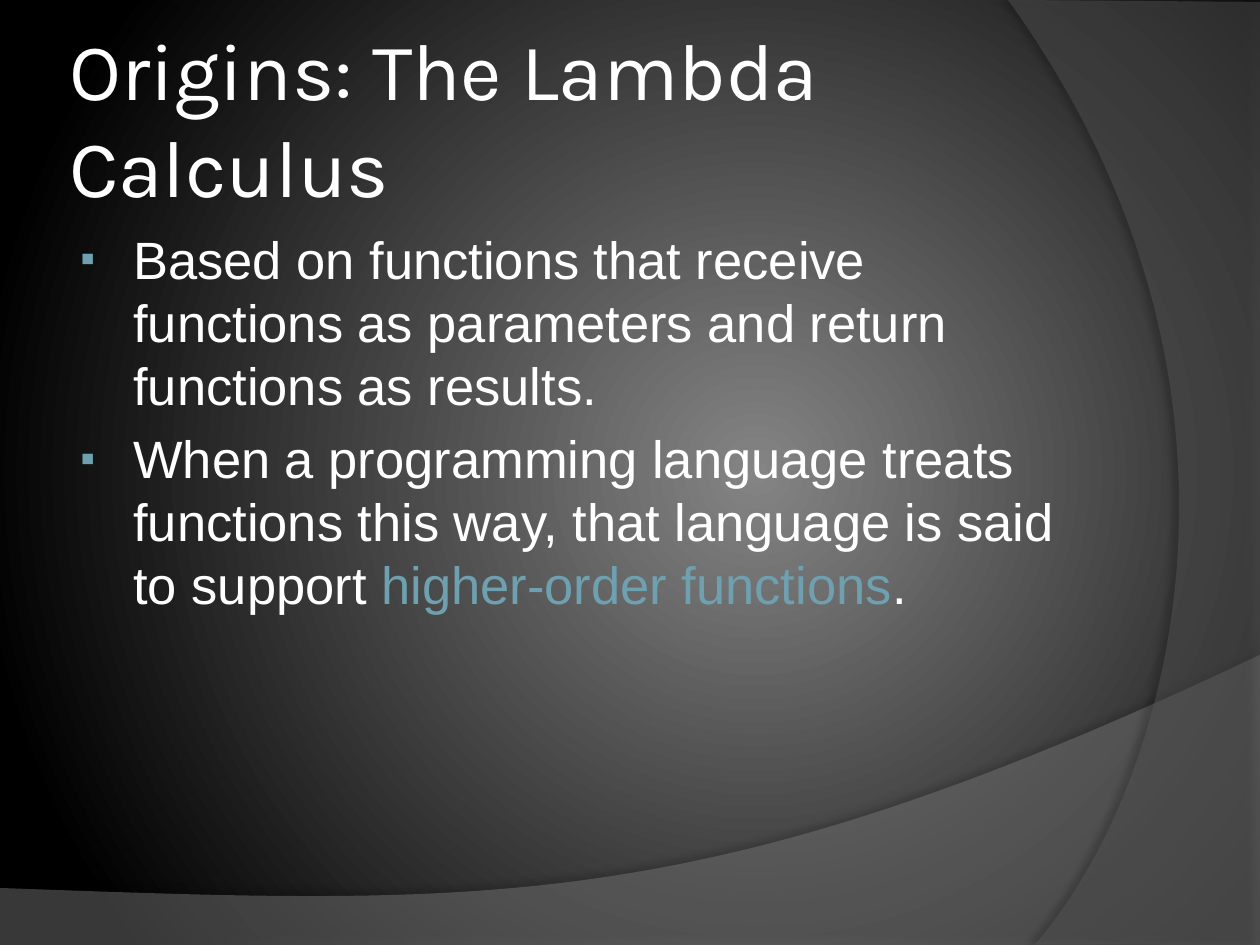
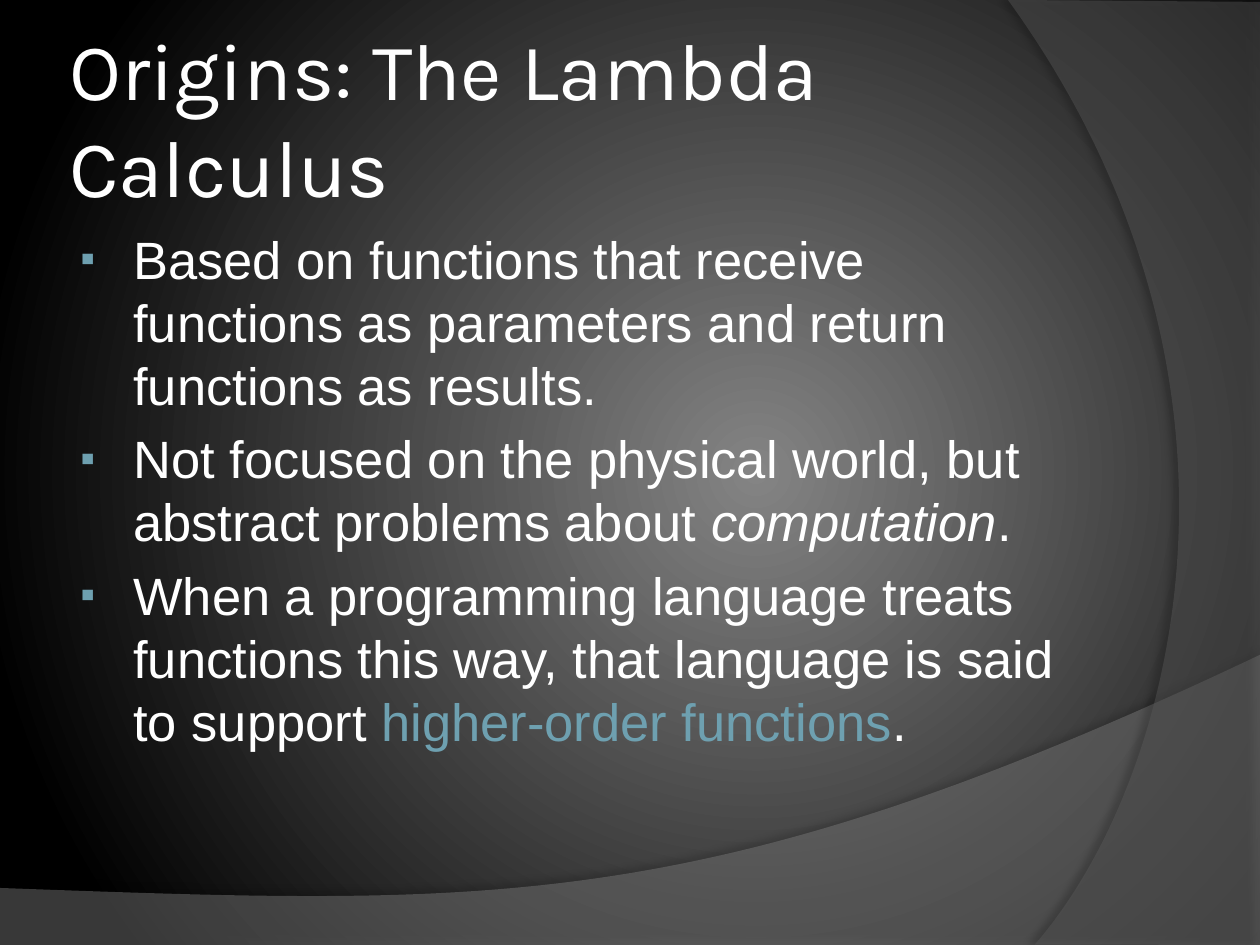
Before and after one commit to chrislewis/JaxFunc_0_ImperativelyFunctional, a slide deck: slide 3 of JaxFunc.pptx. Drawn at 1260x945 pixels with LibreOffice and Linux fonts; fonts in the diff are those of the drawing. Boxes give left, top, right and bottom in pixels: in the first picture for what was removed or moved away, otherwise in the second. Text is boxed around its words. In the diff, an @@ line names an element or a change of style, - is before the commit and + after.

```diff
--- a/JaxFunc.pptx
+++ b/JaxFunc.pptx
@@ text at (x1=133, y1=440, x2=1020, y2=552): paragraph added @@
+  ▪ Not focused on the physical world, but abstract problems about computation.
```
Also in this commit, not shown: 1 other slide changed.
